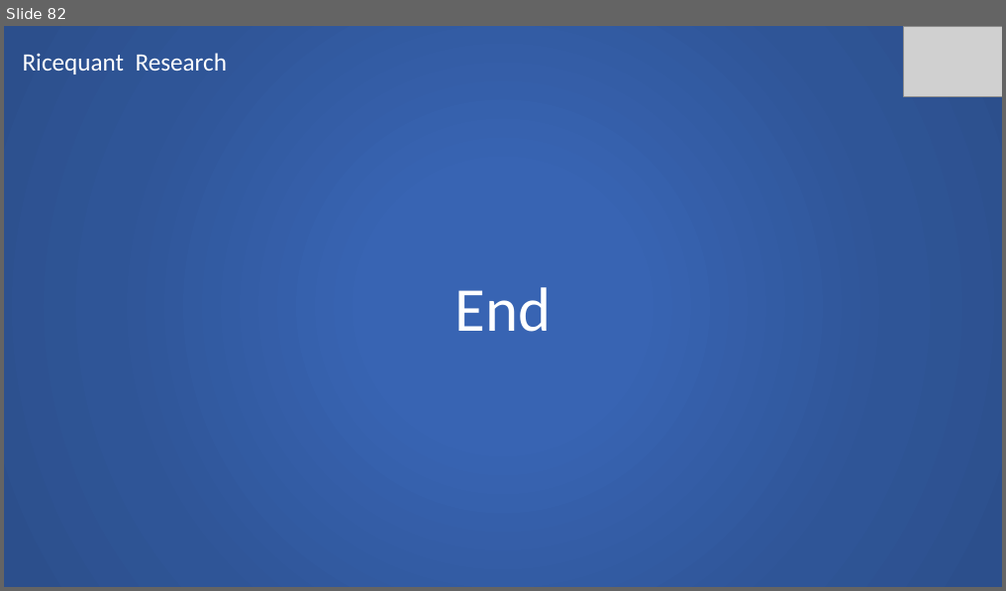
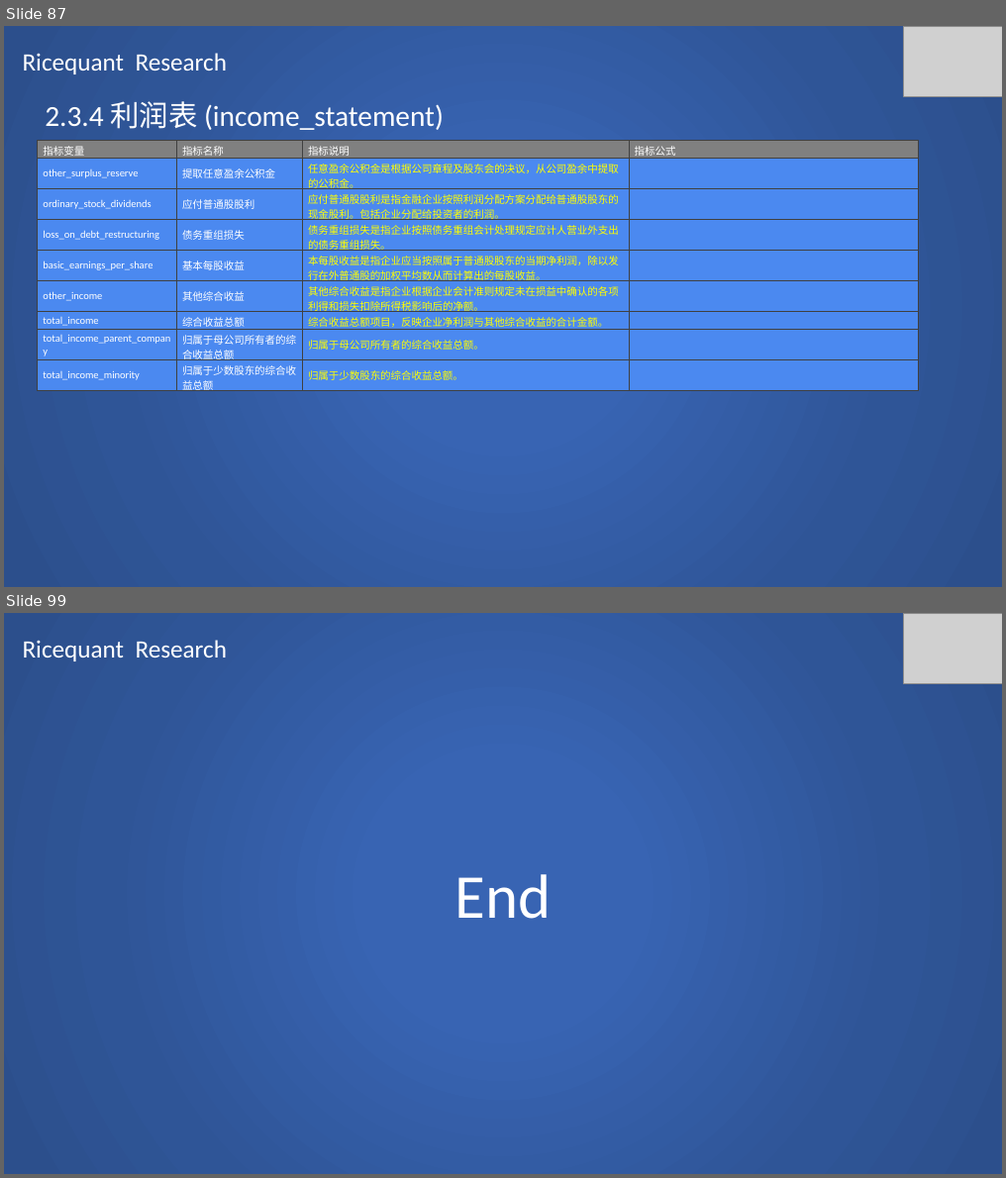
Before and after one commit to SCITLAS/Stellar, a slide deck: Stellar_0.1/documents/rice_quant_research.pptx. Shown one above the other, each under a label of ours: slide 82 before the commit, slides 87 and 99 after it; the slides between them are not shown. The pictures are 1006x591 and 1006x1178 pixels, drawn with LibreOffice and Linux fonts; fonts in the diff are those of the drawing; grey boxes stand for pictures. Boxes give left, top, right and bottom in pixels: in the first picture for what was removed or moved away, otherwise in the second. Text is boxed around its words. In the diff, an @@ line names an element or a change of style, - is before the commit and + after.

Commit message:
Ricequant research 50% done.

```diff
--- a/Stellar_0.1/documents/rice_quant_research.pptx
+++ b/Stellar_0.1/documents/rice_quant_research.pptx
@@ slide 87 added at (4,26,1002,587), background #FFFFFF @@
@@ rectangle added at (4,26,1002,587), fill gradient #3864B3 to #2F5597 to #2C4F8C @@
@@ text added at (23,53,228,75), 24 pt, text #FFFFFF @@
+Ricequant Research
@@ picture added at (903,26,1002,96) @@
@@ text added at (45,101,444,130), 28 pt, text #FFFFFF @@
+2.3.4 利润表 (income_statement)
@@ table added at (38,141,919,397), 9 rows, 4 columns @@
+指标变量 | 指标名称 | 指标说明 | 指标公式
+other_surplus_reserve | 提取任意盈余公积金 | 任意盈余公积金是根据公司章程及股东会的决议，从公司盈余中提取的公积金。 | 
+ordinary_stock_dividends | 应付普通股股利 | 应付普通股股利是指金融企业按照利润分配方案分配给普通股股东的现金股利。包括企业分配给投资者的利润。 | 
+loss_on_debt_restructuring | 债务重组损失 | 债务重组损失是指企业按照债务重组会计处理规定应计人营业外支出的债务重组损失。 | 
+basic_earnings_per_share | 基本每股收益 | 本每股收益是指企业应当按照属于普通股股东的当期净利润，除以发行在外普通股的加权平均数从而计算出的每股收益。 | 
+other_income | 其他综合收益 | 其他综合收益是指企业根据企业会计准则规定未在损益中确认的各项利得和损失扣除所得税影响后的净额。 | 
+total_income | 综合收益总额 | 综合收益总额项目，反映企业净利润与其他综合收益的合计金额。 | 
+total_income_parent_company | 归属于母公司所有者的综合收益总额 | 归属于母公司所有者的综合收益总额。 | 
+total_income_minority | 归属于少数股东的综合收益总额 | 归属于少数股东的综合收益总额。 | 
@@ what was slide 82 is now slide 99 @@
```
Also in this commit, not shown: 16 other slides added.
